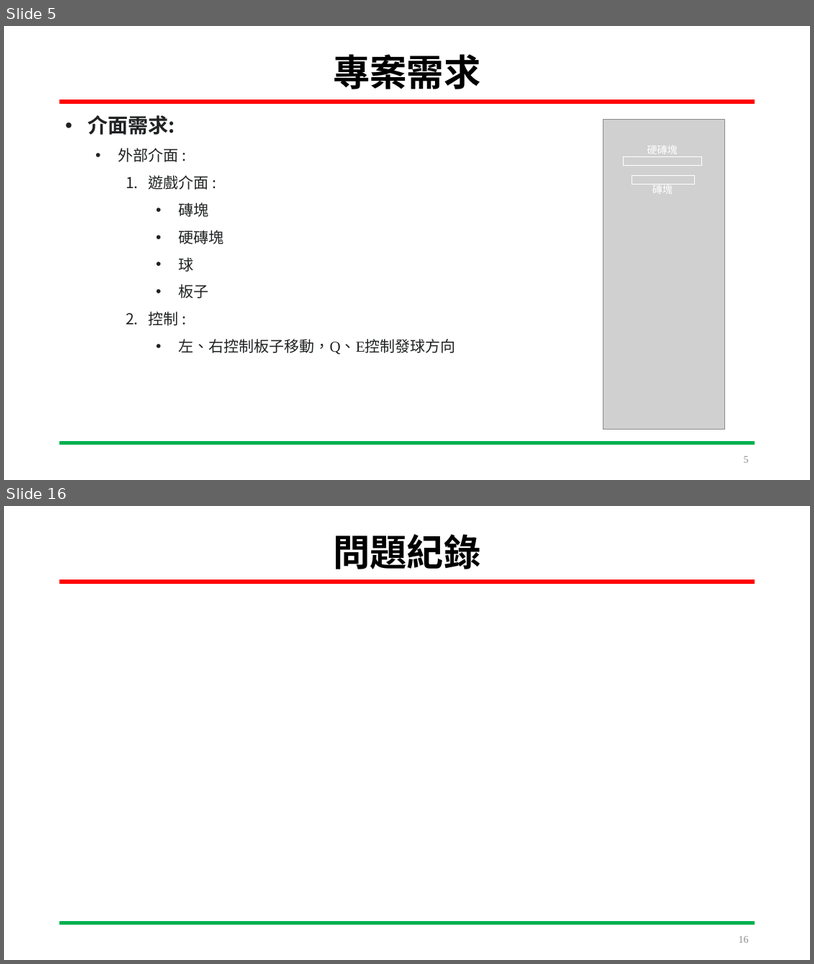
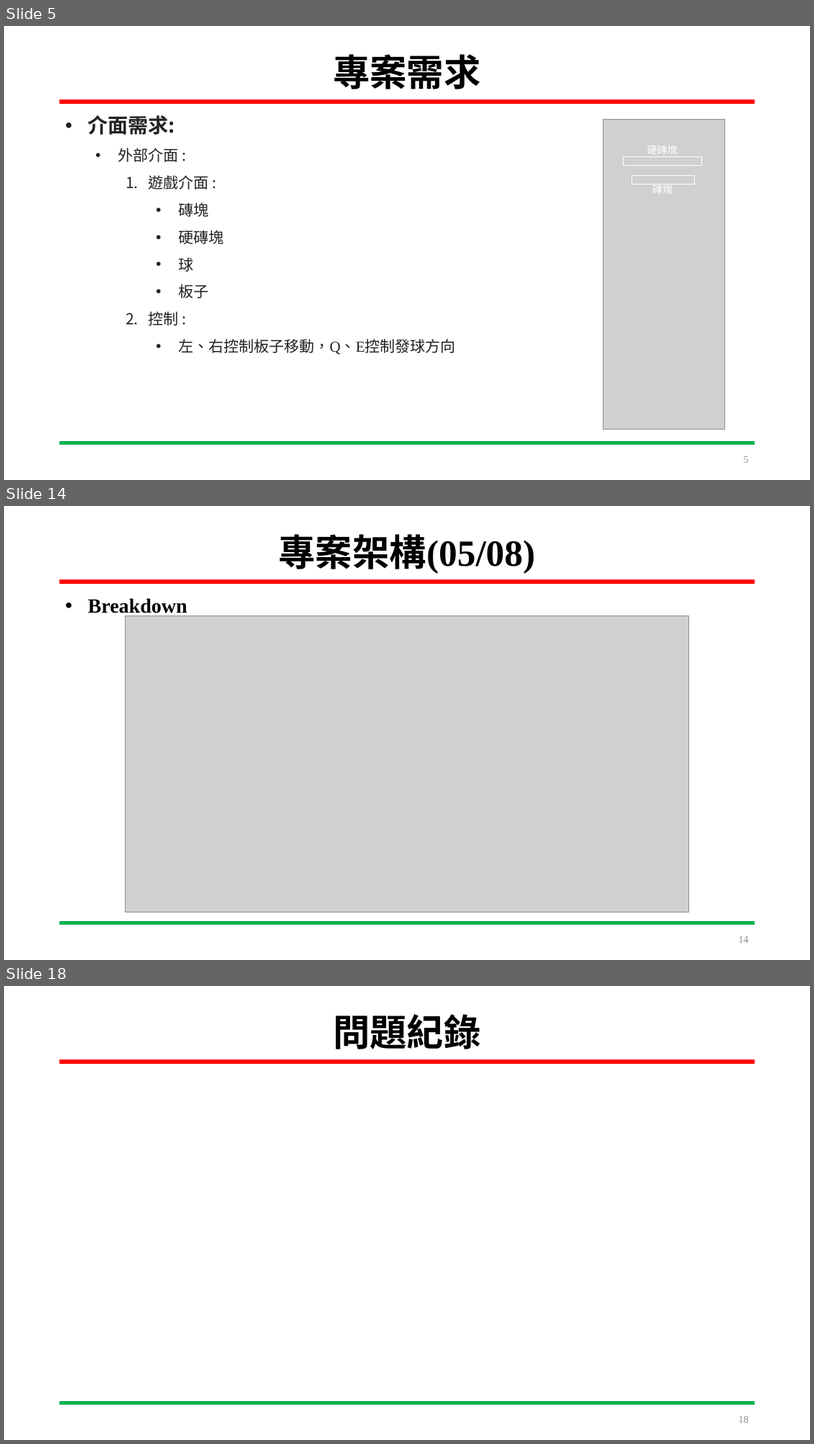
Before and after one commit to HOURFA/ML, a slide deck: final_project/DevelopmentLog/ML_finalproject.pptx. Shown one above the other, each under a label of ours: slides 5 and 16 before the commit, slides 5, 14 and 18 after it; the slides between them are not shown. The pictures are 814x964 and 814x1444 pixels, drawn with LibreOffice and Linux fonts; fonts in the diff are those of the drawing; grey boxes stand for pictures. Boxes give left, top, right and bottom in pixels: in the first picture for what was removed or moved away, otherwise in the second. Text is boxed around its words. In the diff, an @@ line names an element or a change of style, - is before the commit and + after.

```diff
--- a/final_project/DevelopmentLog/ML_finalproject.pptx
+++ b/final_project/DevelopmentLog/ML_finalproject.pptx
@@ slide 14 added at [4, 506, 810, 960], background #FFFFFF; not listed: 2 template elements that a slide beside it also shows @@
@@ title added at [279, 534, 536, 574], 44 pt, text #000000, bold @@
+專案架構(05/08)
@@ text added at [88, 598, 188, 617], 24 pt, text #000000, bold @@
+• Breakdown
@@ picture added at [125, 616, 689, 912] @@
@@ page number added at [739, 936, 749, 942], 12 pt, text #8C8C8C @@
+14
@@ what was slide 16 is now slide 18 @@
```
Also in this commit, not shown: 10 slides changed, 1 other slide added, 1 other file.
